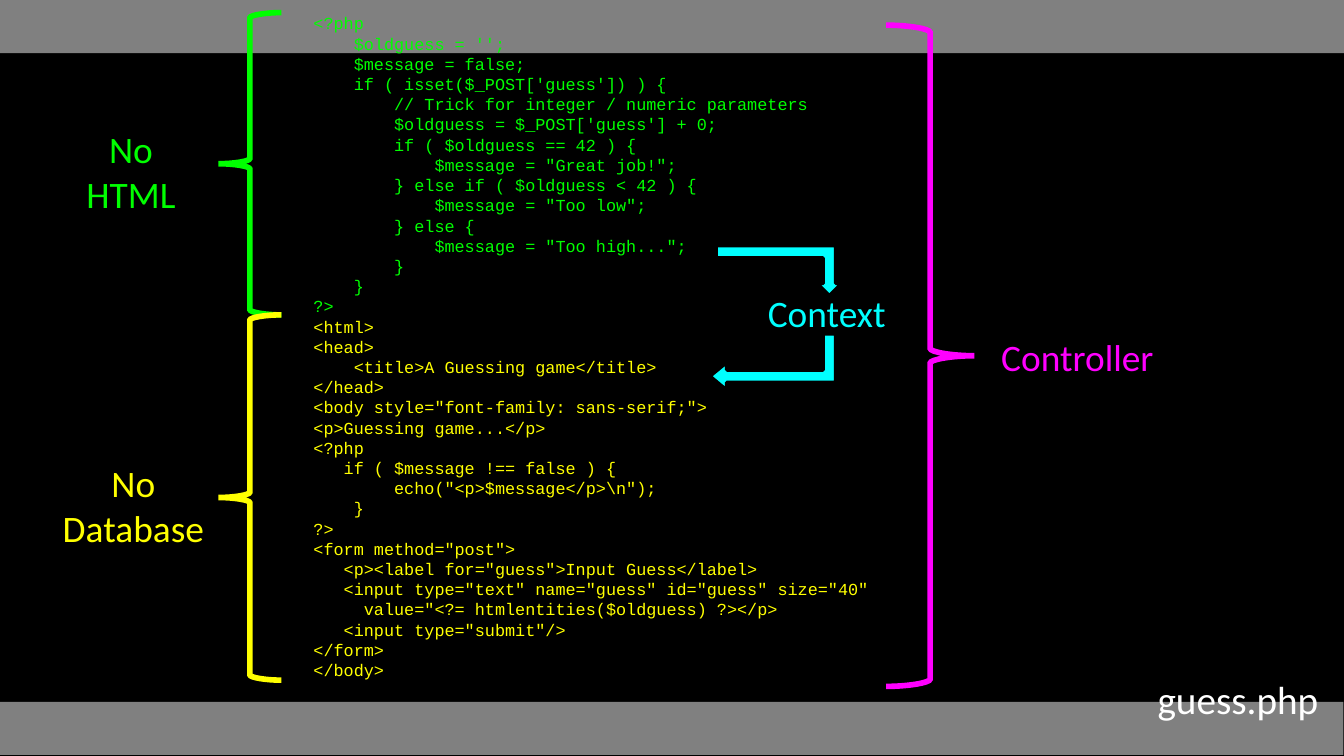
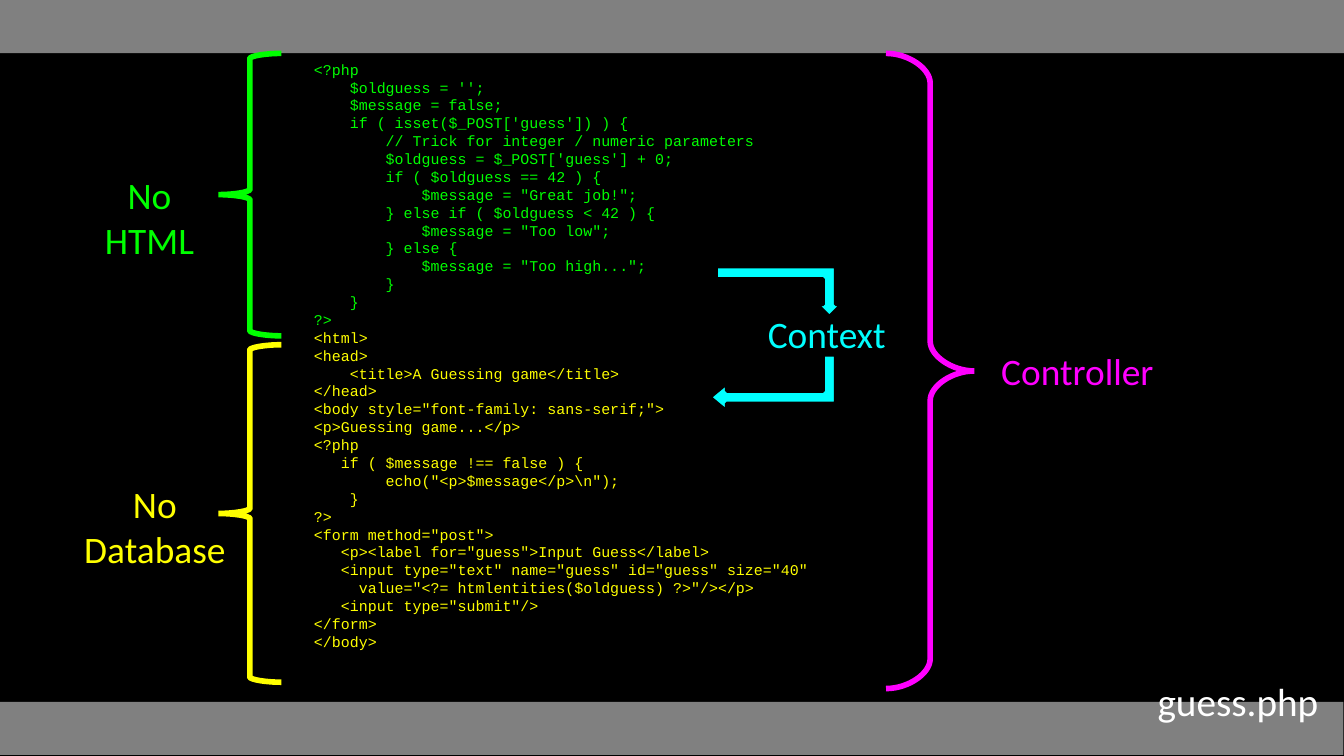
Before and after one commit to csev/wa4e, a slide deck: slide 19 of lectures/PHP-06-Forms.ppt. Drawn at 1344x756 pixels with LibreOffice and Linux fonts; fonts in the diff are those of the drawing. Boxes give left, top, right and bottom in pixels: in the first picture for what was removed or moved away, otherwise in the second. Text is boxed around its words. In the diff, an @@ line names an element or a change of style, - is before the commit and + after.

```diff
--- a/lectures/PHP-06-Forms.ppt
+++ b/lectures/PHP-06-Forms.ppt
@@ freeform shape: place and size @@
-freeform shape at (219,12,282,314)
+freeform shape at (219,54,282,336)
@@ text "<?php": place and size @@
-text "<?php" at (313,17,869,680)
+text "<?php" at (314,64,808,650)
@@ freeform shape: place and size @@
-freeform shape at (886,26,974,687)
+freeform shape at (886,54,974,689)
@@ text at (314,64,808,650): size 9 to 8 pt @@
@@ text "No": place and size @@
-text "No" at (86,139,175,208)
+text "No" at (105,185,194,254)
@@ freeform shape: place and size @@
-freeform shape at (219,314,282,680)
+freeform shape at (219,345,282,683)
@@ 2 freeform shapes, 1 text: place and size @@
-2 freeform shapes, 1 text at (710,246,886,391)
+2 freeform shapes, 1 text at (710,266,886,411)
@@ text "Controller": place and size @@
-text "Controller" at (1001,345,1153,372)
+text "Controller" at (1001,359,1153,386)
@@ text "No": place and size @@
-text "No" at (63,473,204,543)
+text "No" at (84,494,225,564)
@@ text at (359,582,754,596): text changed; size 9 to 8 pt @@
-value="<?= htmlentities($oldguess) ?></p>
+value="<?= htmlentities($oldguess) ?>"/></p>
```
Also in this commit, not shown: 33 other slides changed, 1 slide removed, 3 other files.
